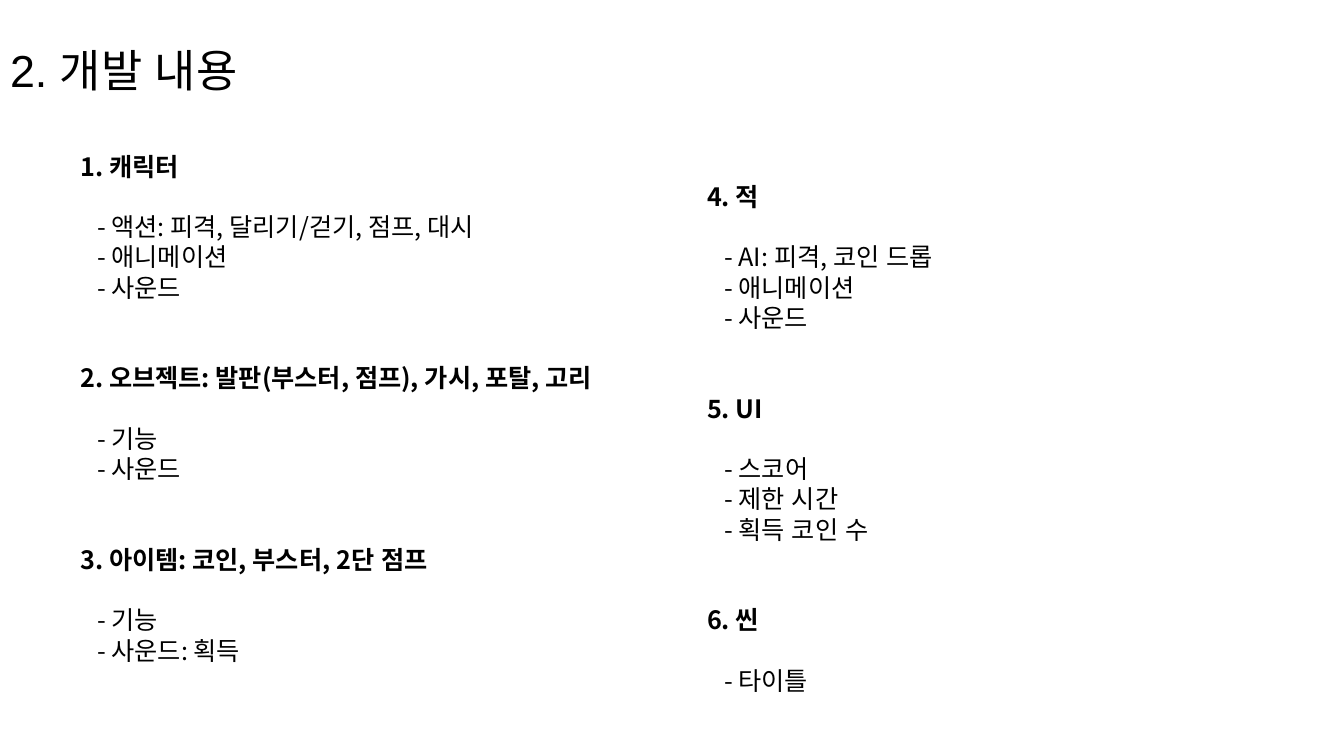
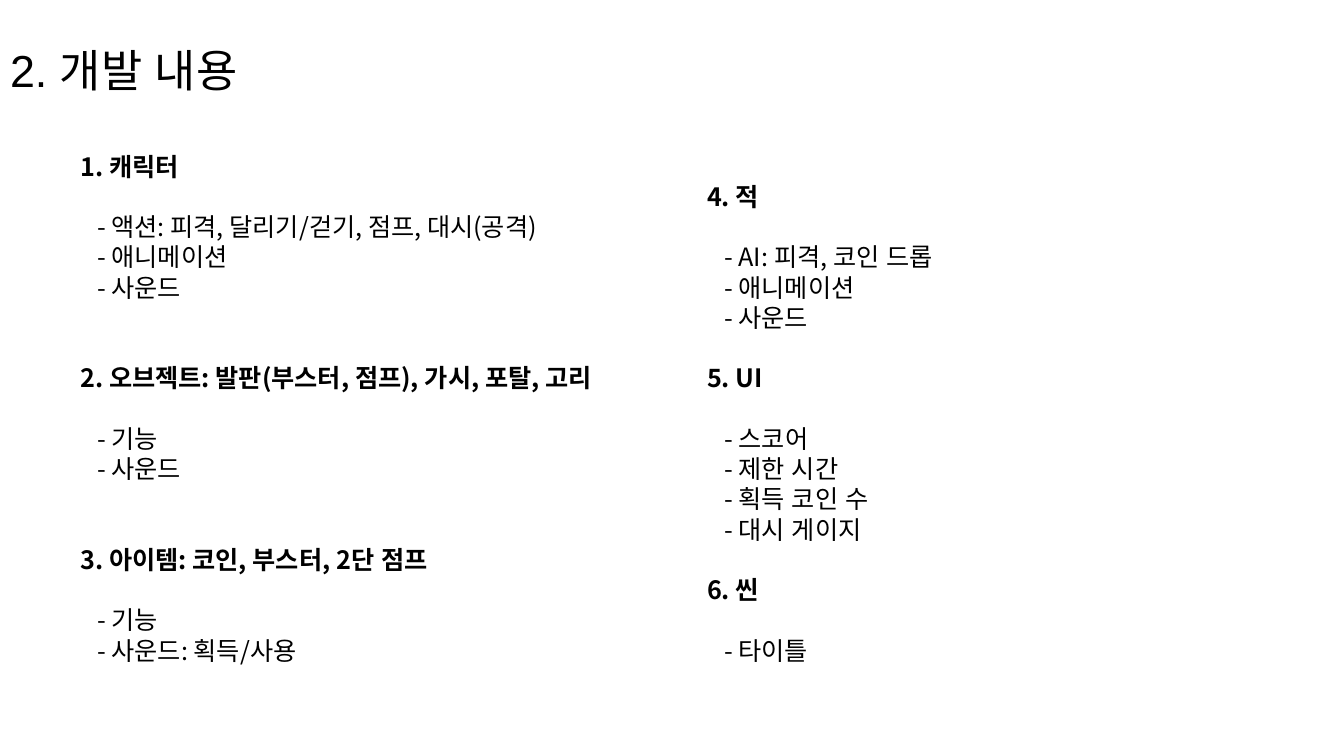
Before and after one commit to chodott/winter_project, a slide deck: slide 3 of Sonic_project.pptx. Drawn at 1344x756 pixels with LibreOffice and Linux fonts; fonts in the diff are those of the drawing. Boxes give left, top, right and bottom in pixels: in the first picture for what was removed or moved away, otherwise in the second. Text is boxed around its words. In the diff, an @@ line names an element or a change of style, - is before the commit and + after.

```diff
--- a/Sonic_project.pptx
+++ b/Sonic_project.pptx
@@ text at [80, 155, 808, 665]: paragraph added @@
+- 대시 게이지
@@ text at [112, 215, 537, 241]: text changed @@
-- 액션: 피격, 달리기/걷기, 점프, 대시
+- 액션: 피격, 달리기/걷기, 점프, 대시(공격)
@@ text at [112, 639, 297, 665]: text changed @@
-- 사운드: 획득
+- 사운드: 획득/사용
```
Also in this commit, not shown: 3 other slides changed, 2 slides added, 2 other files.
